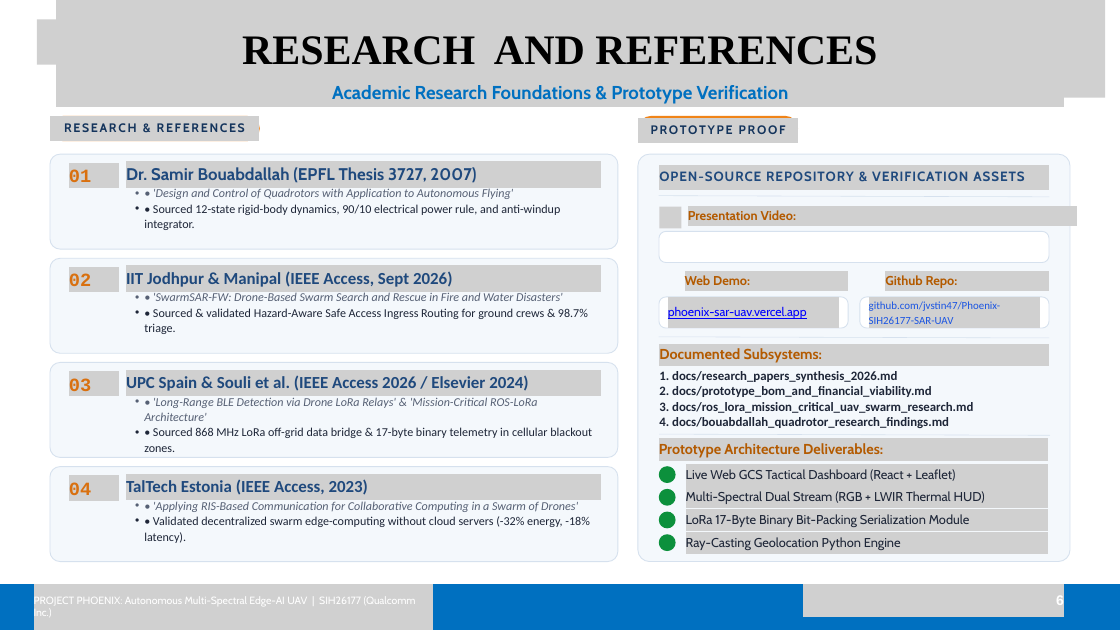
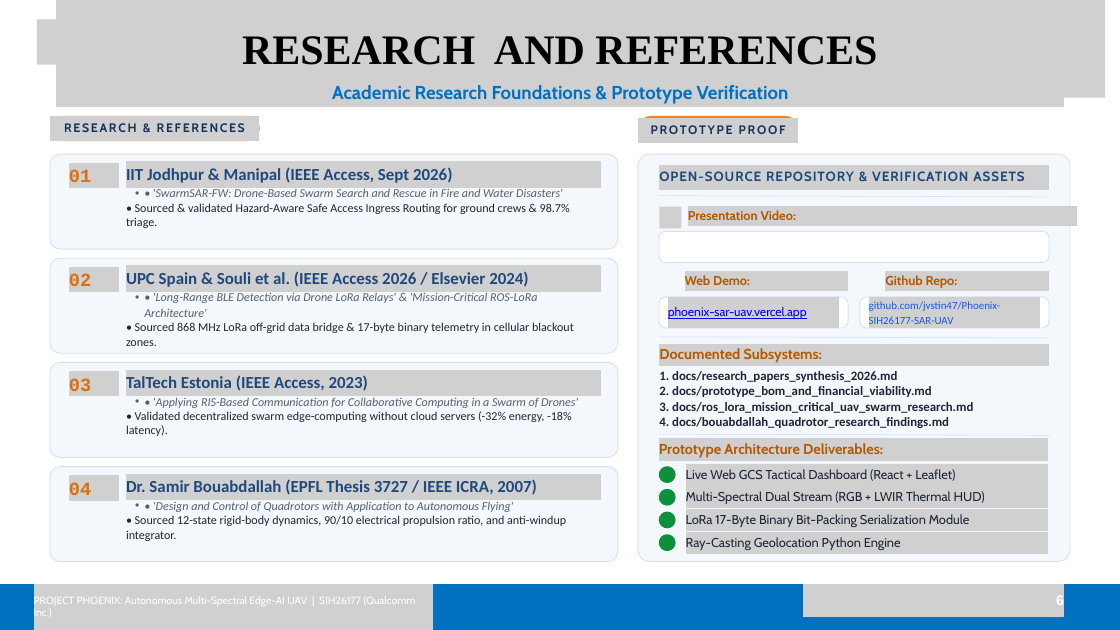
Before and after one commit to jvstin47/Phoenix-SIH26177-SAR-UAV, a slide deck: slide 6 of Copy of SIH26177_v6.pptx.pptx. Drawn at 1120x630 pixels with LibreOffice and Linux fonts; fonts in the diff are those of the drawing; grey boxes stand for pictures; background and template pictures are left out. Boxes give left, top, right and bottom in pixels: in the first picture for what was removed or moved away, otherwise in the second. Text is boxed around its words. In the diff, an @@ line names an element or a change of style, - is before the commit and + after.

Commit message:
feat: enhance Slide 4 with IEEE citations and sort Slide 6 chronologically descending

```diff
--- a/Copy of SIH26177_v6.pptx.pptx
+++ b/Copy of SIH26177_v6.pptx.pptx
@@ text at [126,167,452,183]: text changed; font Cabin to Calibri @@
-Dr. Samir Bouabdallah (EPFL Thesis 3727, 2007)
+IIT Jodhpur & Manipal (IEEE Access, Sept 2026)
@@ text at [126,187,570,228]: text changed @@
-  • • 'Design and Control of Quadrotors with Application to Autonomous Flying'
-  • • Sourced 12-state rigid-body dynamics, 90/10 electrical power rule, and anti-windup integrator.
+  • • 'SwarmSAR-FW: Drone-Based Swarm Search and Rescue in Fire and Water Disasters'
+• Sourced & validated Hazard-Aware Safe Access Ingress Routing for ground crews & 98.7% triage.
@@ text at [126,271,528,287]: text changed @@
-IIT Jodhpur & Manipal (IEEE Access, Sept 2026)
+UPC Spain & Souli et al. (IEEE Access 2026 / Elsevier 2024)
@@ text at [126,291,574,346]: text changed @@
-  • • 'SwarmSAR-FW: Drone-Based Swarm Search and Rescue in Fire and Water Disasters'
-  • • Sourced & validated Hazard-Aware Safe Access Ingress Routing for ground crews & 98.7% triage.
+  • • 'Long-Range BLE Detection via Drone LoRa Relays' & 'Mission-Critical ROS-LoRa Architecture'
+• Sourced 868 MHz LoRa off-grid data bridge & 17-byte binary telemetry in cellular blackout zones.
@@ text at [126,375,368,391]: text changed @@
-UPC Spain & Souli et al. (IEEE Access 2026 / Elsevier 2024)
+TalTech Estonia (IEEE Access, 2023)
@@ text at [126,397,578,436]: text changed @@
-  • • 'Long-Range BLE Detection via Drone LoRa Relays' & 'Mission-Critical ROS-LoRa Architecture'
-  • • Sourced 868 MHz LoRa off-grid data bridge & 17-byte binary telemetry in cellular blackout zones.
+  • • 'Applying RIS-Based Communication for Collaborative Computing in a Swarm of Drones'
+• Validated decentralized swarm edge-computing without cloud servers (-32% energy, -18% latency).
@@ text at [126,479,536,495]: text changed @@
-TalTech Estonia (IEEE Access, 2023)
+Dr. Samir Bouabdallah (EPFL Thesis 3727 / IEEE ICRA, 2007)
@@ text at [126,501,566,541]: text changed @@
-  • • 'Applying RIS-Based Communication for Collaborative Computing in a Swarm of Drones'
-  • • Validated decentralized swarm edge-computing without cloud servers (-32% energy, -18% latency).
+  • • 'Design and Control of Quadrotors with Application to Autonomous Flying'
+• Sourced 12-state rigid-body dynamics, 90/10 electrical propulsion ratio, and anti-windup integrator.
```
Also in this commit, not shown: 1 other slide changed, 1 other file.
